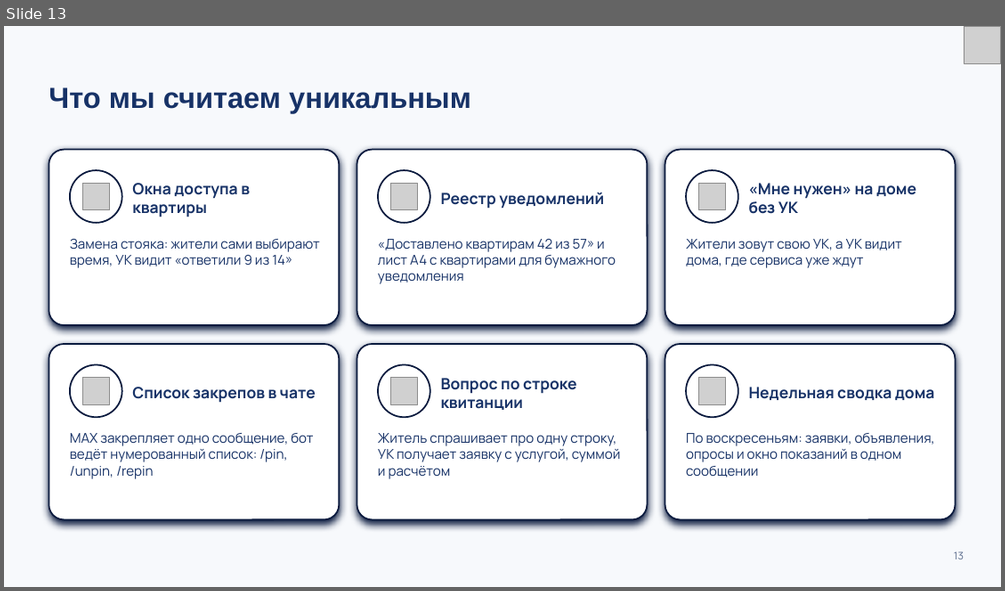
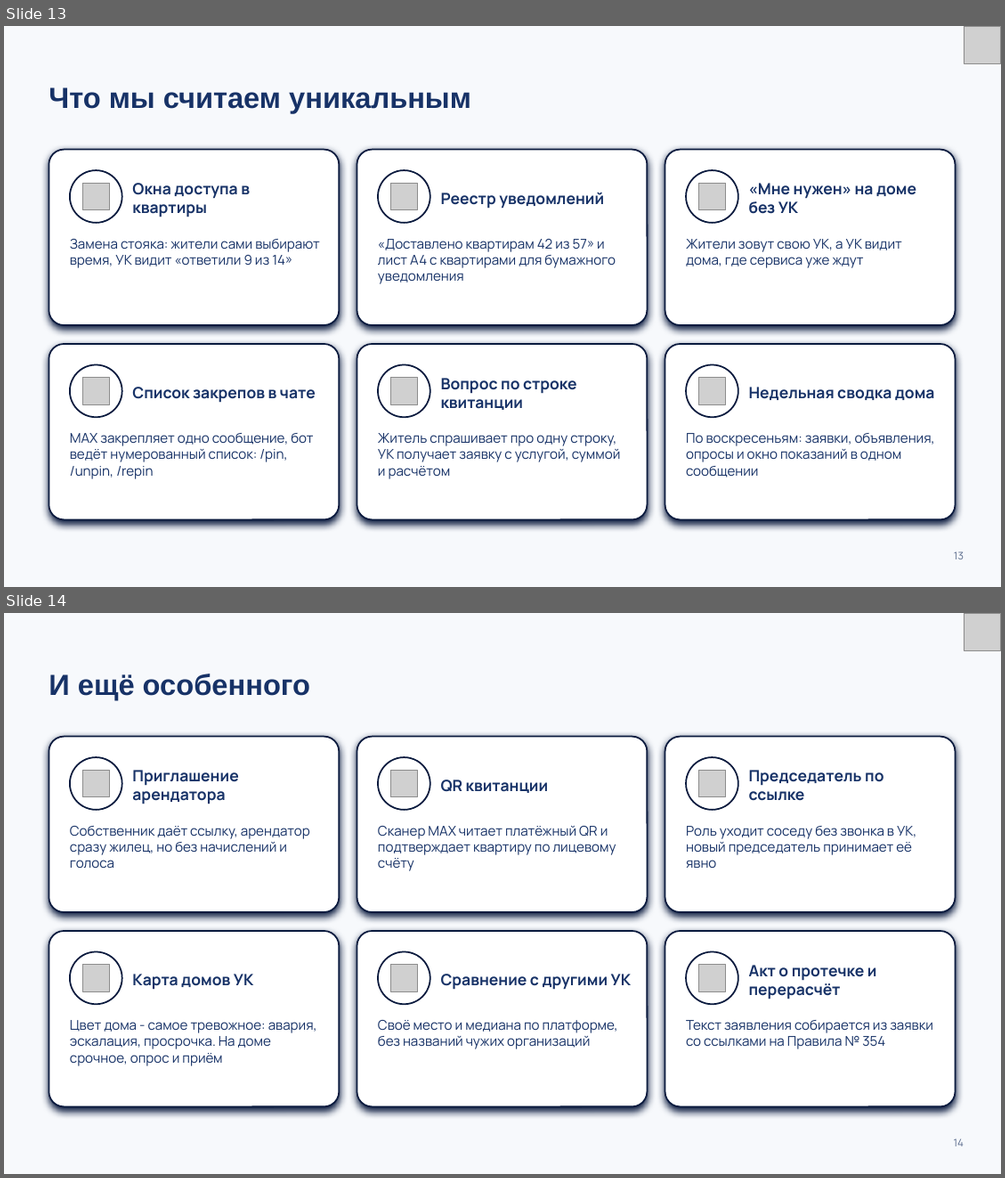
Before and after one commit to K1rL3s/vkmax-mobilization, a slide deck: docs/preza/zheka.pptx. Shown one above the other, each under a label of ours: slide 13 before the commit, slides 13 and 14 after it. The pictures are 1005x591 and 1005x1178 pixels, drawn with LibreOffice and Linux fonts; fonts in the diff are those of the drawing; grey boxes stand for pictures. Boxes give left, top, right and bottom in pixels: in the first picture for what was removed or moved away, otherwise in the second. Text is boxed around its words. In the diff, an @@ line names an element or a change of style, - is before the commit and + after.

```diff
--- a/docs/preza/zheka.pptx
+++ b/docs/preza/zheka.pptx
@@ slide 14 added at [4, 613, 1001, 1174], background #F7F9FC @@
@@ picture added at [963, 613, 1001, 650] @@
@@ text added at [48, 674, 310, 700], 28 pt, text #173267, bold @@
+И ещё особенного
@@ rounded rectangle added at [48, 737, 339, 912], fill #FFFFFF, outline #0A1A3E 1.5 pt @@
@@ rounded rectangle added at [357, 737, 647, 912], fill #FFFFFF, outline #0A1A3E 1.5 pt @@
@@ rounded rectangle added at [665, 737, 955, 912], fill #FFFFFF, outline #0A1A3E 1.5 pt @@
@@ ellipse added at [70, 757, 122, 810], fill #FFFFFF, outline #0A1A3E 1.5 pt @@
@@ picture added at [82, 770, 109, 797] @@
@@ text added at [132, 770, 238, 804], 15 pt, text #173267, bold @@
+Приглашение арендатора
@@ ellipse added at [378, 757, 430, 810], fill #FFFFFF, outline #0A1A3E 1.5 pt @@
@@ picture added at [390, 770, 418, 797] @@
@@ ellipse added at [686, 757, 738, 810], fill #FFFFFF, outline #0A1A3E 1.5 pt @@
@@ picture added at [699, 770, 726, 797] @@
@@ text added at [749, 770, 883, 801], 15 pt, text #173267, bold @@
+Председатель по ссылке
@@ text added at [441, 779, 549, 793], 15 pt, text #173267, bold @@
+QR квитанции
@@ text added at [70, 826, 310, 868], 13 pt, text #173267 @@
+Собственник даёт ссылку, арендатор сразу жилец, но без начислений и голоса
@@ text added at [378, 826, 616, 871], 13 pt, text #173267 @@
+Сканер MAX читает платёжный QR и подтверждает квартиру по лицевому счёту
@@ text added at [686, 826, 916, 868], 13 pt, text #173267 @@
+Роль уходит соседу без звонка в УК, новый председатель принимает её явно
@@ rounded rectangle added at [48, 931, 339, 1107], fill #FFFFFF, outline #0A1A3E 1.5 pt @@
@@ rounded rectangle added at [357, 931, 647, 1107], fill #FFFFFF, outline #0A1A3E 1.5 pt @@
@@ rounded rectangle added at [665, 931, 955, 1107], fill #FFFFFF, outline #0A1A3E 1.5 pt @@
@@ ellipse added at [70, 952, 122, 1004], fill #FFFFFF, outline #0A1A3E 1.5 pt @@
@@ ellipse added at [378, 952, 430, 1004], fill #FFFFFF, outline #0A1A3E 1.5 pt @@
@@ ellipse added at [686, 952, 738, 1004], fill #FFFFFF, outline #0A1A3E 1.5 pt @@
@@ picture added at [82, 965, 109, 991] @@
@@ text added at [132, 973, 253, 989], 15 pt, text #173267, bold @@
+Карта домов УК
@@ picture added at [390, 965, 418, 991] @@
@@ text added at [441, 973, 631, 989], 15 pt, text #173267, bold @@
+Сравнение с другими УК
@@ picture added at [699, 965, 726, 991] @@
@@ text added at [749, 965, 877, 999], 15 pt, text #173267, bold @@
+Акт о протечке и перерасчёт
@@ text added at [70, 1020, 317, 1066], 13 pt, text #173267 @@
+Цвет дома - самое тревожное: авария, эскалация, просрочка. На доме срочное, опрос и приём
@@ text added at [378, 1020, 618, 1049], 13 pt, text #173267 @@
+Своё место и медиана по платформе, без названий чужих организаций
@@ text added at [686, 1020, 933, 1049], 13 pt, text #173267 @@
+Текст заявления собирается из заявки со ссылками на Правила № 354
@@ text added at [954, 1138, 963, 1146], 10 pt, text #5A6B8C @@
+14
```
Also in this commit, not shown: 13 slides changed, 5 other files.
